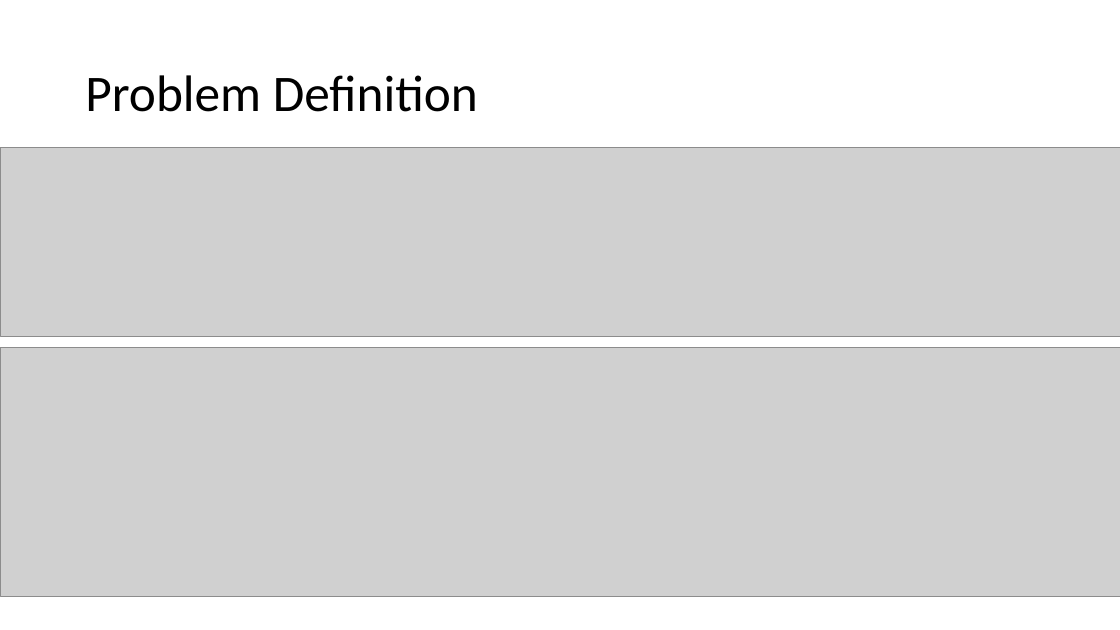
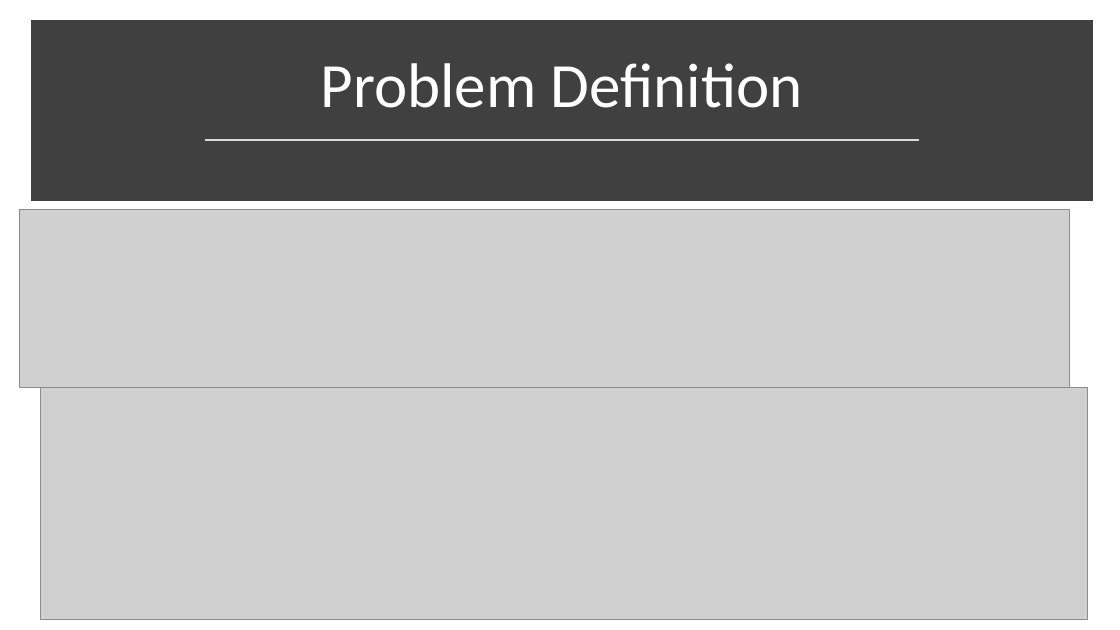
Before and after one commit to emdashii/counterpoint_generator, a slide deck: slide 2 of Non-Code Related/PowerPoint Presentation.pptx. Drawn at 1120x630 pixels with LibreOffice and Linux fonts; fonts in the diff are those of the drawing; grey boxes stand for pictures. Boxes give left, top, right and bottom in pixels: in the first picture for what was removed or moved away, otherwise in the second. Text is boxed around its words. In the diff, an @@ line names an element or a change of style, - is before the commit and + after.

```diff
--- a/Non-Code Related/PowerPoint Presentation.pptx
+++ b/Non-Code Related/PowerPoint Presentation.pptx
@@ rectangle added at box(36, 26, 1087, 196), fill #404040, outline #404040 10 pt @@
@@ title "Problem Definition": place and size @@
-title "Problem Definition" at box(85, 75, 478, 112)
+title "Problem Definition" at box(321, 63, 803, 108)
@@ title "Problem Definition" at box(321, 63, 803, 108): size 44 to 54 pt, text colour #000000 to #FFFFFF; alignment left to centre; vertical alignment middle to bottom @@
@@ line added from (205, 139) to (919, 139), #D9D9D9 1.75 pt @@
@@ picture: place and size @@
-picture at box(0, 147, 1120, 336)
+picture at box(19, 209, 1070, 387)
@@ rectangle added at box(435, 209, 693, 630), fill #FFFFFF, outline #FFFFFF 1 pt @@
@@ picture: place and size @@
-picture at box(0, 347, 1120, 597)
+picture at box(41, 387, 1088, 620)
```
Also in this commit, not shown: 5 other slides changed, 1 slide added, 1 slide removed, 6 other files.
